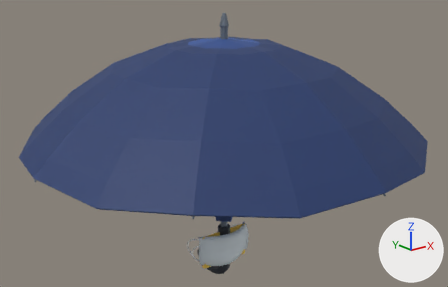
Two versions of the Blender file assets/items.blend, one commit apart.
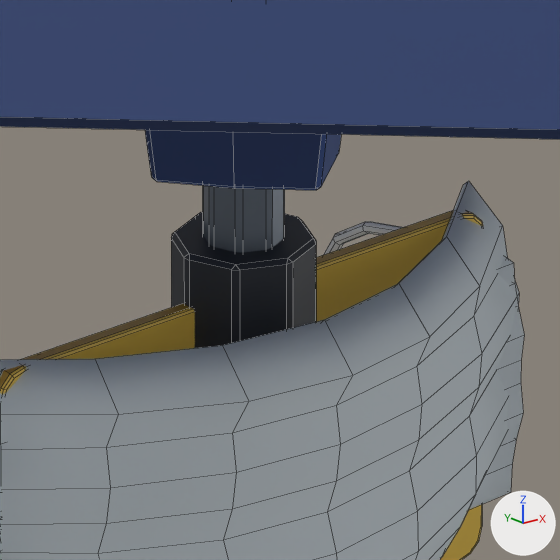
Each version appears first whole from a 50 mm camera at (-0.548, -0.685, 0.441) aimed at (0.003, 0.004, 0.165), and next in a close-up on the part from 45% to 56% of the width and 71% to 88% of the height. The lights are fixed; the arrows at lower right show +X, +Y and +Z. The last two pictures show the newer version. The close-ups show mesh edges as thin lines.

Objects in the first close-up: 'ITM04_Card', 'ITM06_Mask', 'ITM06_MaskFolded', 'ITM09_Umbrella', 'ITM09_UmbrellaOpen'.
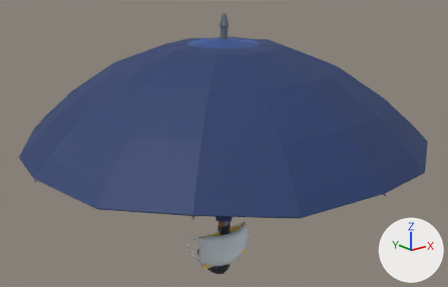
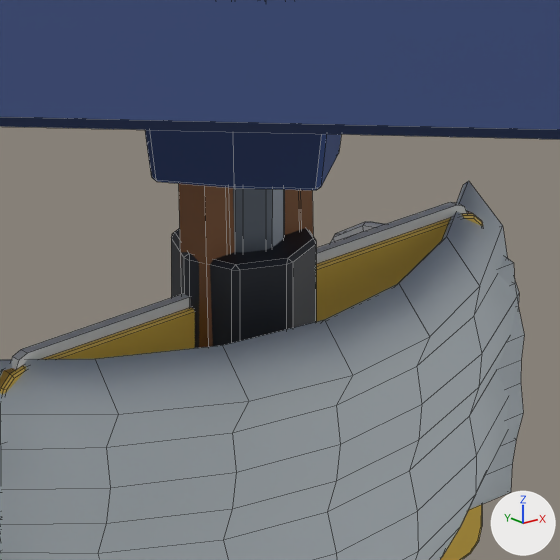
Edits to the bpy script that builds the scene:
```text
Add mat_itm_wood:
    mat_itm_wood = principled_material('ITM_Wood')
    mat_itm_wood.base_color = (0.25, 0.0976, 0.0284)  # brown #89582f
    mat_itm_wood.roughness = 0.58
Add mat_itm_mappaper:
    mat_itm_mappaper = principled_material('ITM_MapPaper')
    mat_itm_mappaper.base_color = (0.888, 0.905, 0.871)  # white #f2f4f0
    mat_itm_mappaper.roughness = 0.92
Add mat_itm_maplineb:
    mat_itm_maplineb = principled_material('ITM_MapLineB')
    mat_itm_maplineb.base_color = (0.0284, 0.168, 0.515)  # blue #2f72be
    mat_itm_maplineb.roughness = 0.52
Add mat_itm_maplineo:
    mat_itm_maplineo = principled_material('ITM_MapLineO')
    mat_itm_maplineo.base_color = (0.807, 0.231, 0.0273)  # orange #e8842e
    mat_itm_maplineo.roughness = 0.52
Add mat_itm_maplineg:
    mat_itm_maplineg = principled_material('ITM_MapLineG')
    mat_itm_maplineg.base_color = (0.0356, 0.392, 0.107)  # green #35a85c
    mat_itm_maplineg.roughness = 0.52
Add me_itm01_backscratcher:
    me_itm01_backscratcher.from_pydata(...)  # 380 vertices, 378 faces; spans x -0.011..0.01, y -0.009..0.005, z 0.0..0.25
    me_itm01_backscratcher.materials.append(mat_itm_wood)  # brown #89582f
Add me_itm13_routemap:
    me_itm13_routemap.from_pydata(...)  # 216 vertices, 157 faces; spans x -0.039..0.039, y -0.0009..0.0007, z -0.028..0.028
    # faces by material slot: [74, 10, 10, 63]
    me_itm13_routemap.materials.append(mat_itm_mappaper)  # white #f2f4f0
    me_itm13_routemap.materials.append(mat_itm_maplineo)  # orange #e8842e
    me_itm13_routemap.materials.append(mat_itm_maplineb)  # blue #2f72be
    me_itm13_routemap.materials.append(mat_itm_maplineg)  # green #35a85c
Add ob_itm01_backscratcher:
    ob_itm01_backscratcher = bpy.data.objects.new('ITM01_Backscratcher', me_itm01_backscratcher)
    ob_itm01_backscratcher.location = (0.0, 0.0, 0.0)
Add ob_itm13_routemap:
    ob_itm13_routemap = bpy.data.objects.new('ITM13_RouteMap', me_itm13_routemap)
    ob_itm13_routemap.location = (0.0, 0.0, 0.0)
```

Location of each change, [x1, y1, x2, y2] in pixels of the close-ups (560 x 560 px):
'ITM01_Backscratcher', added (brown)
    after: [178, 183, 313, 348]
'ITM13_RouteMap', added (mostly hidden)
    after: [11, 202, 467, 560]
